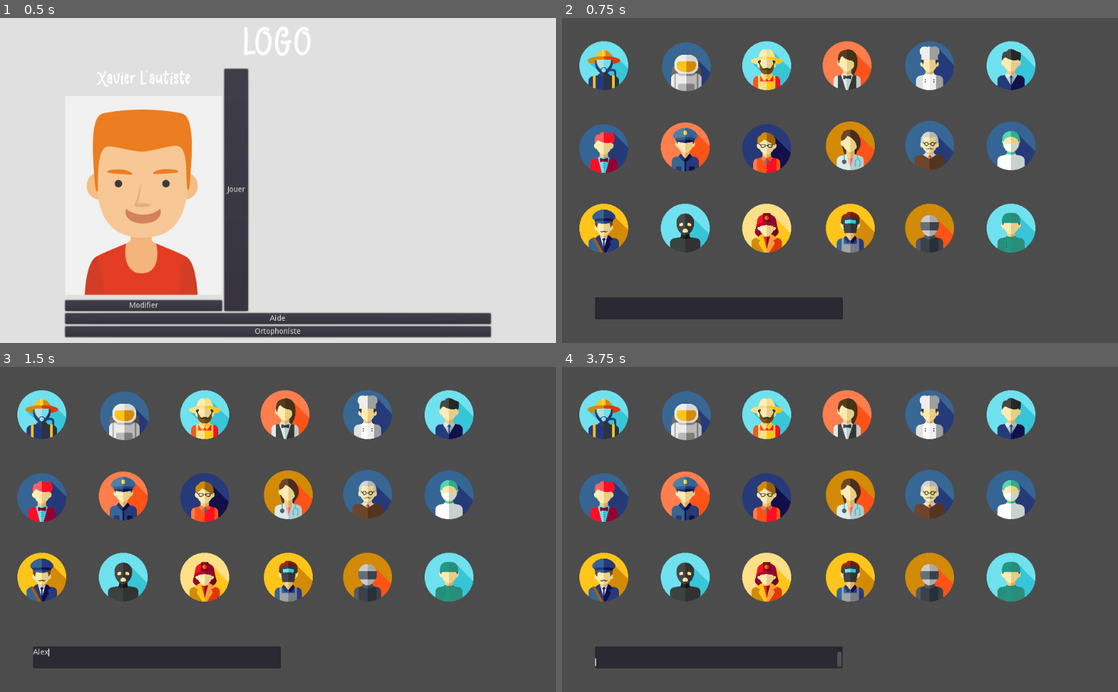
Above: before the commit, frames 1-4 (two rows, left to right).
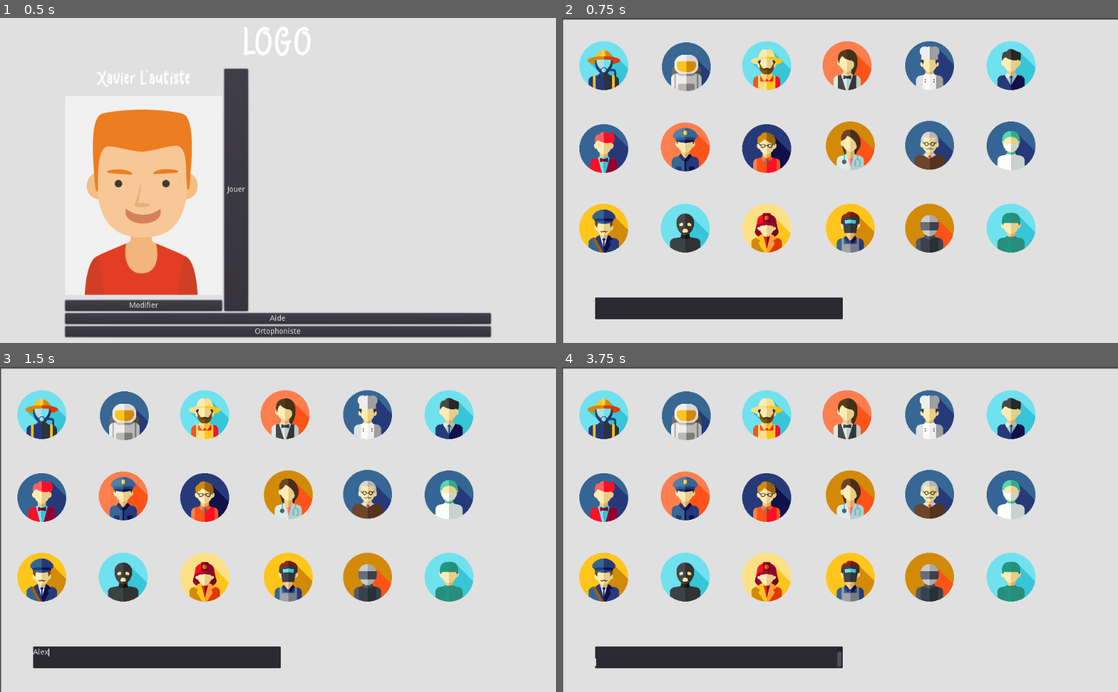
Above: after the commit, the same moments.

Repository: WriteInGesturesProject/dev
Game: Godot game, scene res://home.tscn
Two runs of this game, one before a commit and one after it. Both use one fixed random seed, a clock stepped at 60 frames per second and the inputs below.
Inputs (mouse positions are in pixels of both pictures, inside the frame that each line leads up to):
- Up to frame 1 (0.5 s): no input
- Up to frame 2 (0.75 s): click "Modifier" at 0.5 s
- Up to frame 3 (1.5 s): click (155, 656) at 1.27 s; type "Alex" at 1.35 s
- Up to frame 4 (3.75 s): tap Enter at 2, 3.5 s; move the mouse to (962, 513) at 2.02 s; click (962, 513) at 2.17 s; tap Space at 2.75 s; move the mouse to (728, 545) at 2.77 s; click (728, 545) at 2.92 s; move the mouse to (895, 458) at 3.52 s; click (895, 458) at 3.67 s

Frame 1 is identical in both runs. In frame 2, 78% of the frame differs, in the area x 0-100%, y 0-100%; in frame 3, 78%; in frame 4, 78%.

Commit message:
avatarspave V2

Diff:
--- a/writeInGesture/avatarspace.gd
+++ b/writeInGesture/avatarspace.gd
@@ -1,160 +1,116 @@
 extends Control
 
 var avatar
+var check
 onready var buton = get_node("Button")
 
 func _ready():
+	check = get_node("TextureRect")
 	avatar = get_node("TextureRect8")
 	buton.visible = false
 
-
+func after_click(number):
+	check.visible = true
+	avatar = get_node("TextureRect"+str(number))
+	check.rect_position.x=avatar.rect_position.x + 50
+	check.rect_position.y=avatar.rect_position.y + 50
+	buton.visible = true
 
 func _on_TextureRect8_gui_input(event):
 	if (event is InputEventMouseButton):
-		avatar.modulate = Color(1,1,1)
-		avatar = get_node("TextureRect8")
-		avatar.modulate = Color(0,0,0)
-		buton.visible = true
+		after_click(8)
 
 
 
 
 func _on_TextureRect13_gui_input(event):
 	if (event is InputEventMouseButton):
-		avatar.modulate = Color(1,1,1)
-		avatar = get_node("TextureRect13")
-		avatar.modulate = Color(0,0,0)
-		buton.visible = true
+		after_click(13)
 
 
 func _on_TextureRect12_gui_input(event):
 	if (event is InputEventMouseButton):
-		avatar.modulate = Color(1,1,1)
-		avatar = get_node("TextureRect12")
-		avatar.modulate = Color(0,0,0)
-		buton.visible = true
+		after_click(12)
 
 
 func _on_TextureRect11_gui_input(event):
 	if (event is InputEventMouseButton):
-		avatar.modulate = Color(1,1,1)
-		avatar = get_node("TextureRect11")
-		avatar.modulate = Color(0,0,0)
-		buton.visible = true
+		after_click(11)
 
 
 func _on_TextureRect10_gui_input(event):
 	if (event is InputEventMouseButton):
-		avatar.modulate = Color(1,1,1)
-		avatar = get_node("TextureRect10")
-		avatar.modulate = Color(0,0,0)
-		buton.visible = true
+		after_click(10)
 
 
 func _on_TextureRect9_gui_input(event):
 	if (event is InputEventMouseButton):
-		avatar.modulate = Color(1,1,1)
-		avatar = get_node("TextureRect9")
-		avatar.modulate = Color(0,0,0)
-		buton.visible = true
+		after_click(9)
 
 
 func _on_TextureRect14_gui_input(event):
 	if (event is InputEventMouseButton):
-		avatar.modulate = Color(1,1,1)
-		avatar = get_node("TextureRect14")
-		avatar.modulate = Color(0,0,0)
-		buton.visible = true
+		after_click(14)
 
 
 func _on_TextureRect15_gui_input(event):
 	if (event is InputEventMouseButton):
-		avatar.modulate = Color(1,1,1)
-		avatar = get_node("TextureRect15")
-		avatar.modulate = Color(0,0,0)
-		buton.visible = true
+		after_click(15)
 
 
 func _on_TextureRect16_gui_input(event):
 	if (event is InputEventMouseButton):
-		avatar.modulate = Color(1,1,1)
-		avatar = get_node("TextureRect16")
-		avatar.modulate = Color(0,0,0)
-		buton.visible = true
+		after_click(16)
 
 
 func _on_TextureRect17_gui_input(event):
 	if (event is InputEventMouseButton):
-		avatar.modulate = Color(1,1,1)
-		avatar = get_node("TextureRect17")
-		avatar.modulate = Color(0,0,0)
-		buton.visible = true
+		after_click(17)
 
 
 func _on_TextureRect18_gui_input(event):
 	if (event is InputEventMouseButton):
-		avatar.modulate = Color(1,1,1)
-		avatar = get_node("TextureRect18")
-		avatar.modulate = Color(0,0,0)
-		buton.visible = true
+		after_click(18)
 
 
 func _on_TextureRect19_gui_input(event):
 	if (event is InputEventMouseButton):
-		avatar.modulate = Color(1,1,1)
-		avatar = get_node("TextureRect19")
-		avatar.modulate = Color(0,0,0)
-		buton.visible = true
+		after_click(19)
 
 
 func _on_TextureRect20_gui_input(event):
 	if (event is InputEventMouseButton):
-		avatar.modulate = Color(1,1,1)
-		avatar = get_node("TextureRect20")
-		avatar.modulate = Color(0,0,0)
-		buton.visible = true
+		after_click(20)
 
 
 func _on_TextureRect21_gui_input(event):
 	if (event is InputEventMouseButton):
-		avatar.modulate = Color(1,1,1)
-		avatar = get_node("TextureRect21")
-		avatar.modulate = Color(0,0,0)
-		buton.visible = true
+		after_click(21)
 
 
 func _on_TextureRect22_gui_input(event):
 	if (event is InputEventMouseButton):
-		avatar.modulate = Color(1,1,1)
-		avatar = get_node("TextureRect22")
-		avatar.modulate = Color(0,0,0)
-		buton.visible = true
+		after_click(22)
 
 
 func _on_TextureRect23_gui_input(event):
 	if (event is InputEventMouseButton):
-		avatar.modulate = Color(1,1,1)
-		avatar = get_node("TextureRect23")
-		avatar.modulate = Color(0,0,0)
-		buton.visible = true
+		after_click(23)
 
 
 func _on_TextureRect24_gui_input(event):
 	if (event is InputEventMouseButton):
-		avatar.modulate = Color(1,1,1)
-		avatar = get_node("TextureRect24")
-		avatar.modulate = Color(0,0,0)
-		buton.visible = true
+		after_click(24)
 
 
 func _on_TextureRect25_gui_input(event):
 	if (event is InputEventMouseButton):
-		avatar.modulate = Color(1,1,1)
-		avatar = get_node("TextureRect25")
-		avatar.modulate = Color(0,0,0)
-		buton.visible = true
+		after_click(25)
 
 
 func _on_Button_gui_input(event):
 	if (event is InputEventMouseButton):
+		var name=get_node("TextEdit").text
+		get_node("/root/global").set_avatar(avatar.texture)
+		get_node("/root/global").set_name(name)
 		get_tree().change_scene("res://home.tscn")
--- a/writeInGesture/avatarspace.tscn
+++ b/writeInGesture/avatarspace.tscn
@@ -19,6 +19,7 @@
 [ext_resource path="res://art/users/welder.png" type="Texture" id=17]
 [ext_resource path="res://art/users/showman.png" type="Texture" id=18]
 [ext_resource path="res://art/users/thief.png" type="Texture" id=19]
+[ext_resource path="res://art/users/checkk.png" type="Texture" id=20]
 
 [node name="Control" type="Control"]
 anchor_left = 0.00216115
@@ -34,6 +35,14 @@
 "_edit_use_anchors_": false
 }
 
+[node name="ColorRect" type="ColorRect" parent="."]
+margin_right = 1054.0
+margin_bottom = 607.0
+color = Color( 0.882353, 0.882353, 0.882353, 1 )
+__meta__ = {
+"_edit_use_anchors_": false
+}
+
 [node name="TextureRect8" type="TextureRect" parent="."]
 margin_left = 30.0
 margin_top = 40.0
@@ -247,6 +256,18 @@
 margin_right = 616.0
 margin_bottom = 552.0
 text = "GO"
+__meta__ = {
+"_edit_use_anchors_": false
+}
+
+[node name="TextureRect" type="TextureRect" parent="."]
+visible = false
+margin_left = 80.0
+margin_top = 78.0
+margin_right = 146.0
+margin_bottom = 143.0
+texture = ExtResource( 20 )
+expand = true
 __meta__ = {
 "_edit_use_anchors_": false
 }
--- /dev/null
+++ b/writeInGesture/global.gd
@@ -0,0 +1,18 @@
+extends Node
+
+var current_scene = null
+var text
+var avatar
+
+
+func set_avatar(avatar):
+	self.avatar = avatar
+
+func set_name(text):
+	self.text = text
+
+func get_avatar():
+	return avatar
+
+func get_text():
+	return text
--- a/writeInGesture/home.gd
+++ b/writeInGesture/home.gd
@@ -8,7 +8,11 @@
 
 # Called when the node enters the scene tree for the first time.
 func _ready():
-	pass # Replace with function body.
+	print("eee")
+	if get_node("/root/global").get_text() != null and get_node("/root/global").get_avatar() != null:
+		get_node("MarginContainer2/VBoxContainer/HBoxContainer/VBoxContainer/NamePlayer").text=get_node("/root/global").get_text()
+		get_node("MarginContainer2/VBoxContainer/HBoxContainer/VBoxContainer/Picture").texture=get_node("/root/global").get_avatar()
+
 
 
 # Called every frame. 'delta' is the elapsed time since the previous frame.
--- a/writeInGesture/project.godot
+++ b/writeInGesture/project.godot
@@ -19,6 +19,10 @@
 run/main_scene="res://home.tscn"
 config/icon="res://art/icon.png"
 
+[autoload]
+
+global="*res://global.gd"
+
 [rendering]
 
 environment/default_environment="res://default_env.tres"
Binary file added: writeInGesture/art/users/checkk.png
Not shown, added: writeInGesture/art/users/checkk.png.import
Not shown, added: writeInGesture/art/users/checkmark.png.import
Not shown: 1 places in writeInGesture/avatarspace.tscn that only renumber resources
